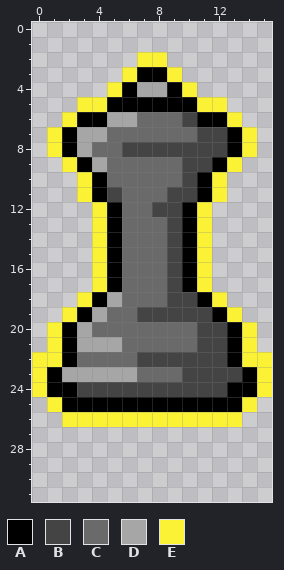
Two states of a pixel-art sprite, assets/textures/selected_figures/queen.png. That is the earlier state.
The file is 16x32 pixels.
Palette (. is transparent): A #000000  B #444444  C #6a6a6a  D #a6a6a6  E #fbf236
After the commit:
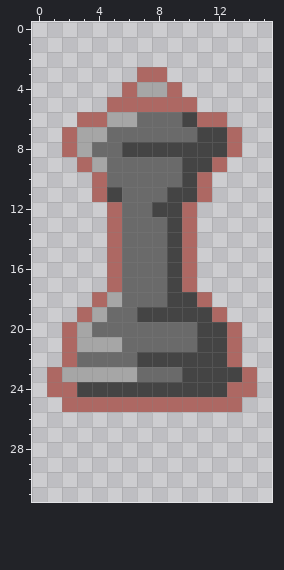
Diff:
@@ palette @@
-A #000000
+A #ad6863
@@ x 0..15 @@
  1 ................
- 2 .......EE.......
- 3 ......EAAE......
- 4 .....EADDAE.....
- 5 ...EEAAAAAAEE...
- 6 ..EAADDCCCBAAE..
- 7 .EADDCCCCCCBBAE.
- 8 .EADCCBBBBBBBAE.
- 9 ..EADCCCCCBBAE..
-10 ...EACCCCCBAE...
-11 ...EABCCCBBAE...
-12 ....EACCBBAE....
-13 ....EACCCBAE....
-14 ....EACCCBAE....
-15 ....EACCCBAE....
-16 ....EACCCBAE....
-17 ....EACCCBAE....
-18 ...EADCCCBBAE...
-19 ..EADCCBBBBBAE..
-20 .EADCCCCCCCBBAE.
-21 .EADDDCCCCCBBAE.
-22 EEACCCCBBBBBBAEE
-23 EADDDDDCCCBBBBAE
-24 EAABBBBBBBBBBAAE
-25 .EAAAAAAAAAAAAE.
-26 ..EEEEEEEEEEEE..
+ 2 ................
+ 3 .......AA.......
+ 4 ......ADDA......
+ 5 .....AAAAAA.....
+ 6 ...AADDCCCBAA...
+ 7 ..ADDCCCCCCBBA..
+ 8 ..ADCCBBBBBBBA..
+ 9 ...ADCCCCCBBA...
+10 ....ACCCCCBA....
+11 ....ABCCCBBA....
+12 .....ACCBBA.....
+13 .....ACCCBA.....
+14 .....ACCCBA.....
+15 .....ACCCBA.....
+16 .....ACCCBA.....
+17 .....ACCCBA.....
+18 ....ADCCCBBA....
+19 ...ADCCBBBBBA...
+20 ..ADCCCCCCCBBA..
+21 ..ADDDCCCCCBBA..
+22 ..ACCCCBBBBBBA..
+23 .ADDDDDCCCBBBBA.
+24 .AABBBBBBBBBBAA.
+25 ..AAAAAAAAAAAA..
+26 ................
 27 ................
Boxes around the changes in both pictures, in picture pixels (x1, y1, x2, y2):
changed: (32, 52, 272, 427)
